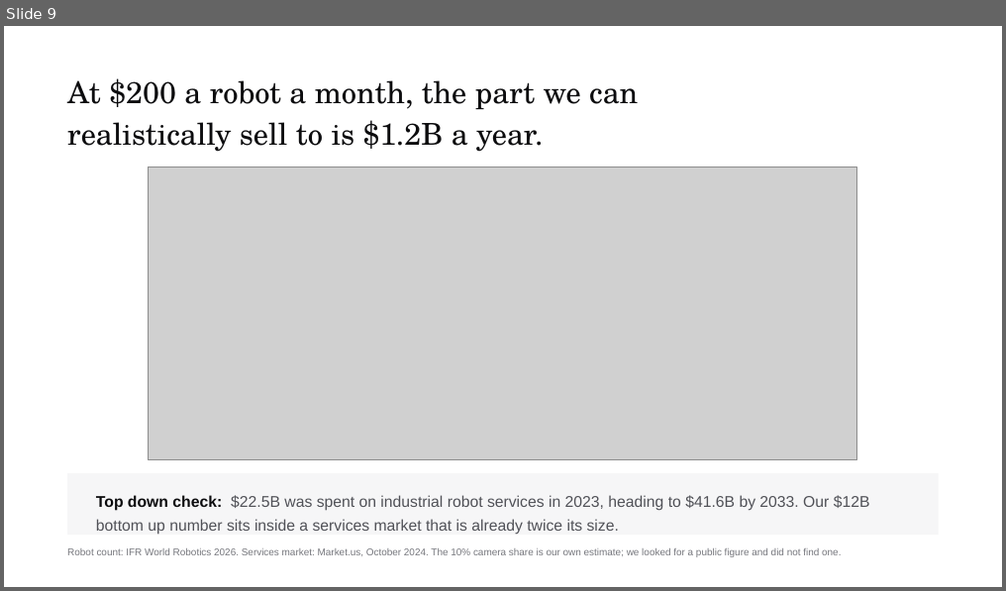
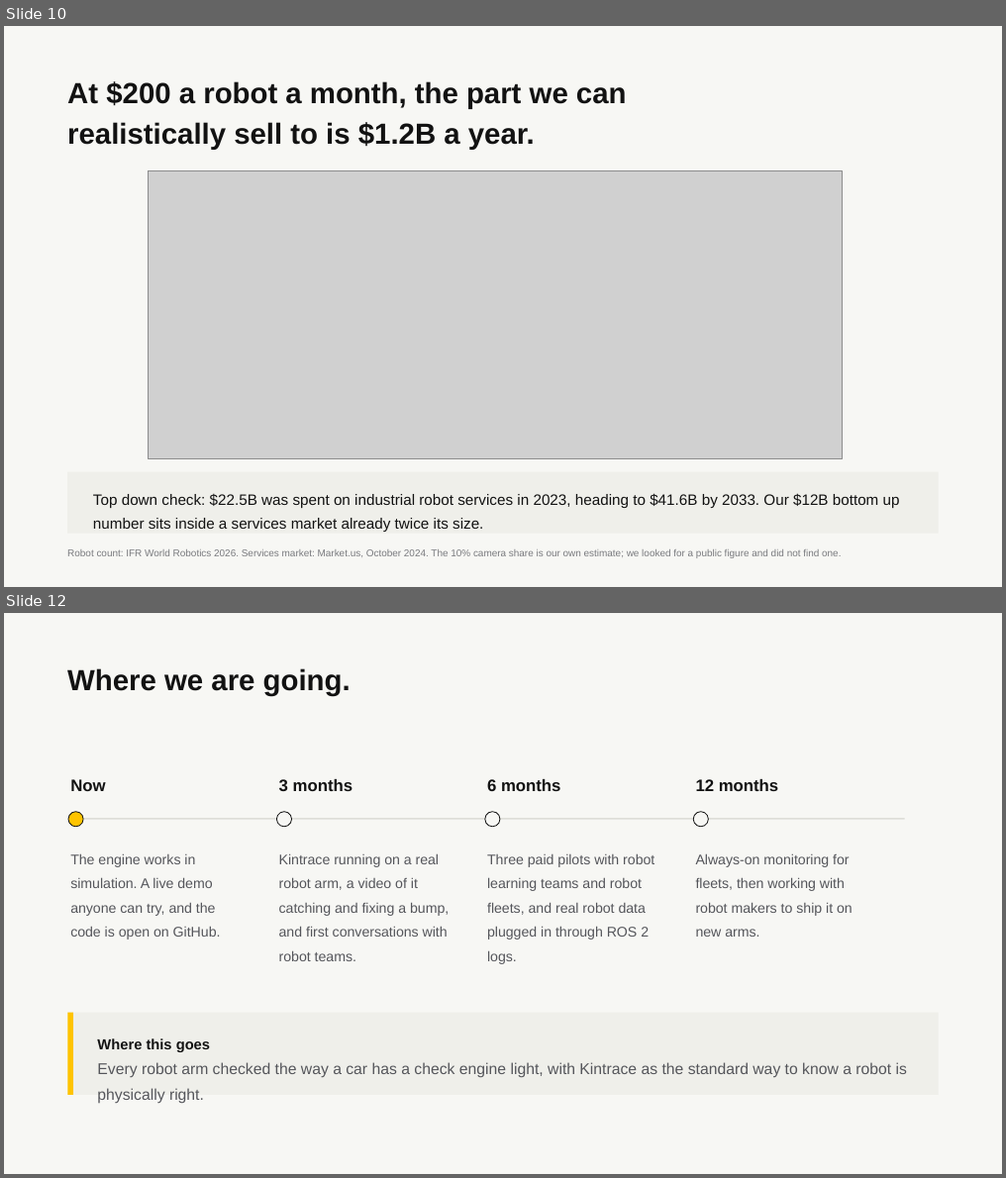
Before and after one commit to RithikSatarla/respitelabs, a slide deck: pitch/Kintrace-deck.pptx. Shown one above the other, each under a label of ours: slide 9 before the commit, slides 10 and 12 after it; the slides between them are not shown. The pictures are 1006x591 and 1006x1178 pixels, drawn with LibreOffice and Linux fonts; fonts in the diff are those of the drawing; grey boxes stand for pictures. Boxes give left, top, right and bottom in pixels: in the first picture for what was removed or moved away, otherwise in the second. Text is boxed around its words. In the diff, an @@ line names an element or a change of style, - is before the commit and + after.

Commit message:
Restyle the site and rebuild the deck
Site: off-white #F7F7F4, black #121212, safety yellow #FFC400, across the
home page, the Crash It Yourself prototype and the demo. Yellow is a fill
only. Where the old orange was used as text, the text is now black and the
yellow sits behind it as a highlight, because yellow type on off-white does
not read. The robot cell drawing is recoloured to match.

Deck: 14 slides in the same palette, Arial in the pptx and Archivo on the web
version. Two new slides. One says plainly what Kintrace does, right after the
cover, so anyone who reads two slides knows the product. The other breaks the
$150K down line by line and merges it into the ask.

Drops the YC application milestone and the November date. In their place a
"Where we are going" roadmap: now, 3 months, 6 months, 12 months, and where
this ends up. No dates tied to any programme. The raise is $150K with no
brackets, and the empty cofounder slot is gone; the budget carries it as a
hire instead.

docs/pitch/ is rebuilt as a real web deck: full screen slides, arrow keys and
swipe, a slide counter, a yellow progress bar, a PDF download and a phone
layout that scrolls instead of squashing. Linked from the site footer, not
the nav.

```diff
--- a/pitch/Kintrace-deck.pptx
+++ b/pitch/Kintrace-deck.pptx
@@ slide 12 added at box(4, 613, 1002, 1174), background #F7F7F4 @@
@@ text added at box(67, 668, 350, 695), 28 pt, text #121212, bold @@
+Where we are going.
@@ text added at box(70, 779, 105, 791), 16 pt, text #121212, bold @@
+Now
@@ text added at box(279, 779, 352, 791), 16 pt, text #121212, bold @@
+3 months
@@ text added at box(487, 779, 560, 791), 16 pt, text #121212, bold @@
+6 months
@@ text added at box(696, 779, 778, 791), 16 pt, text #121212, bold @@
+12 months
@@ ellipse added at box(68, 811, 83, 827), fill #FFC400, outline #121212 0.8 pt @@
@@ rectangle added at box(75, 818, 905, 820), fill #DEDED8 @@
@@ ellipse added at box(276, 811, 291, 827), fill #F7F7F4, outline #121212 0.8 pt @@
@@ ellipse added at box(485, 811, 500, 827), fill #F7F7F4, outline #121212 0.8 pt @@
@@ ellipse added at box(693, 811, 709, 827), fill #F7F7F4, outline #121212 0.8 pt @@
@@ text added at box(70, 854, 221, 940), 13.5 pt, text #55565B @@
+The engine works in simulation. A live demo anyone can try, and the code is open on GitHub.
@@ text added at box(279, 854, 449, 961), 13.5 pt, text #55565B @@
+Kintrace running on a real robot arm, a video of it catching and fixing a bump, and first conversations with robot teams.
@@ text added at box(487, 854, 654, 964), 13.5 pt, text #55565B @@
+Three paid pilots with robot learning teams and robot fleets, and real robot data plugged in through ROS 2 logs.
@@ text added at box(696, 854, 852, 937), 13.5 pt, text #55565B @@
+Always-on monitoring for fleets, then working with robot makers to ship it on new arms.
@@ rectangle added at box(67, 1013, 939, 1095), fill #EFEFEA @@
@@ rectangle added at box(67, 1013, 73, 1095), fill #FFC400 @@
@@ text added at box(97, 1039, 907, 1077), 15 pt, text #55565B @@
+Where this goes
+Every robot arm checked the way a car has a check engine light, with Kintrace as the standard way to know a robot is physically right.
@@ what was slide 9 is now slide 10 @@
@@ slide 10 changed as well @@
@@ background #FFFFFF to #F7F7F4 @@
@@ text "At $200 a robot a ..." at box(67, 81, 627, 150): size 29 to 28 pt, font TeX Gyre Schola to Arial, text colour #0C0C0E to #121212, bold on; line spacing 1.16 to 1.18 @@
@@ picture: place and size @@
-picture at box(148, 167, 856, 461)
+picture at box(148, 172, 843, 459)
@@ rectangle at box(67, 472, 939, 534): fill #F6F6F7 to #EFEFEA @@
@@ text at box(93, 493, 900, 532): text changed; size 15 to 14.5 pt; text colour #505157 to #121212 @@
-Top down check: $22.5B was spent on industrial robot services in 2023, heading to $41.6B by 2033. Our $12B bottom up number sits inside a services market that is already twice its size.
+Top down check: $22.5B was spent on industrial robot services in 2023, heading to $41.6B by 2033. Our $12B bottom up number sits inside a services market already twice its size.
```
Also in this commit, not shown: 8 other slides changed, 4 other slides added, 2 slides removed, 29 other files.
